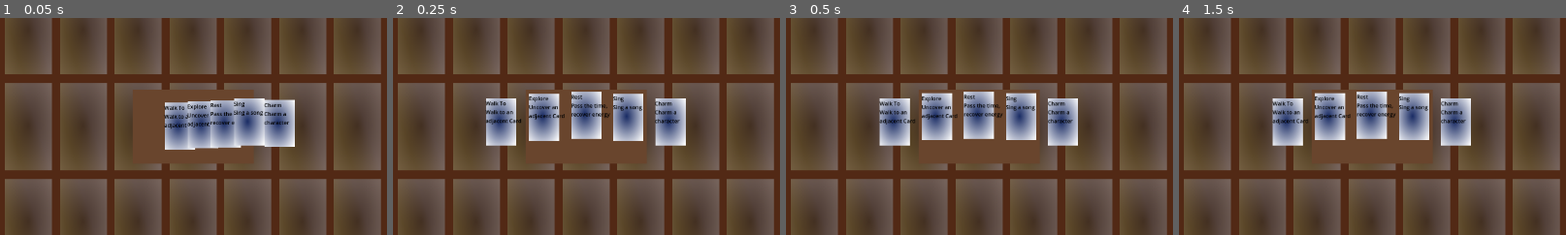
Above: before the commit, frames 1-4 (left to right).
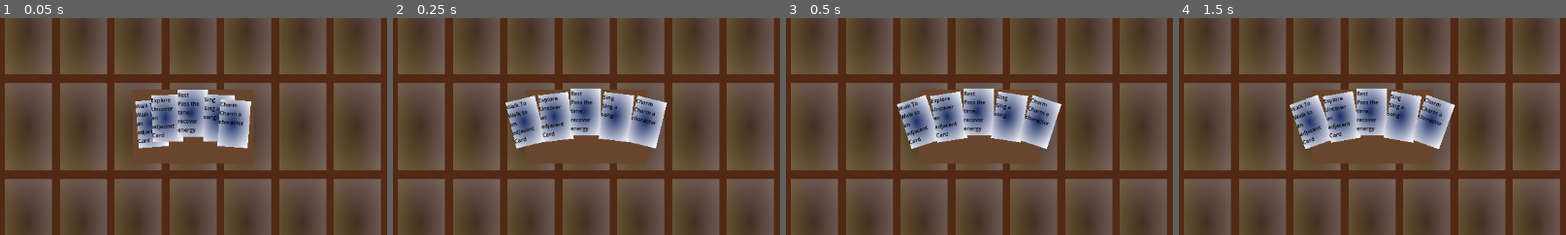
Above: after the commit, the same moments.

Repository: dollythecamus/world-of-cards
Game: Godot game, scene res://world/world.tscn
Same seed, same stepped clock (60 frames per second), same inputs: the game is played once before the commit and once after it. The engine's default icon, where the game draws it, is replaced by a stand-in: a white triangle on a blue panel in a dark square.
Inputs (mouse positions are % of the whole screen's width and height, from its top left):
- Up to frame 1 (0.05 s): no input
- Up to frame 2 (0.25 s): no input
- Up to frame 3 (0.5 s): no input
- Up to frame 4 (1.5 s): drag from (6, 25) to (6, 69) at 0.52 s; tap Enter at 1.25 s; drag from (6, 47) to (6, 91) at 1.27 s
The pictures show only the part of the screen within x 3-52%, y 0-50%; the shares and areas given below are measured in that part.

The runs differ from the first frame. In frame 1, 8.8% of the frame differs, in the area x 34-77%, y 33-61%; in frame 2, 9.7%, in the area x 23-76%, y 32-61%; in frame 3, 9.7%; in frame 4, 9.7%.

Commit message:
put angles in cards

Diff:
--- a/player/actionCard.tscn
+++ b/player/action/actionCard.tscn
@@ -1,6 +1,6 @@
 [gd_scene load_steps=5 format=3 uid="uid://b3ndwyvswodvd"]
 
-[ext_resource type="Script" uid="uid://decxmnr70r84b" path="res://player/action_card.gd" id="1_b354u"]
+[ext_resource type="Script" uid="uid://decxmnr70r84b" path="res://player/action/action_card.gd" id="1_b354u"]
 
 [sub_resource type="Gradient" id="Gradient_b354u"]
 colors = PackedColorArray(0.10267, 0.17385, 0.395686, 1, 1, 1, 1, 1)
@@ -28,8 +28,8 @@
 [node name="Label" type="Label" parent="Visual/Front"]
 offset_left = -46.0
 offset_top = -67.0
-offset_right = 76.0
-offset_bottom = 61.0
+offset_right = 40.0
+offset_bottom = 67.0
 mouse_filter = 1
 theme_override_colors/font_color = Color(0, 0, 0, 1)
 text = "ACTION"
--- a/player/action_card.gd
+++ b/player/action/action_card.gd
@@ -5,8 +5,8 @@
 static var card_sort_position := Vector2(0, 0)
 static var is_sorted := false
 
-static var width := 125.0
-static var height := 255.0
+static var width := 90.0
+static var height := 135.0
 
 # Instance vars
 var card_sort_index := -1
@@ -20,8 +20,8 @@
 var sprite_velocity := Vector2.ZERO
 var angular_velocity := 0.0
 
-var drag_speed := 20.0
-var angular_speed := 1.0
+var drag_speed := 35.0
+var angular_speed := 255.0
 var mouse_over_offset := Vector2(0, -20)
 var is_close_threshold := 21.0
 
@@ -74,27 +74,27 @@
 		if is_mouse_over:
 			velocity = target_position(velocity, position, sorted_position)
 			sprite_velocity = target_position(sprite_velocity, visual.position, sprite_rest_position + mouse_over_offset)
-			#angular_velocity = target_rotation(angular_velocity, visual.rotation_degrees, 0.0)
+			angular_velocity = target_rotation(angular_velocity, visual.rotation, 0.0)
 		else:
 			velocity = target_position(velocity, position, sorted_position)
 			sprite_velocity = target_position(sprite_velocity, visual.position, sprite_rest_position)
-			#angular_velocity = target_rotation(angular_velocity, visual.rotation_degrees, sorted_rotation)
+			angular_velocity = target_rotation(angular_velocity, visual.rotation, sorted_rotation)
 	else:
 		var target = get_global_mouse_position()
 		velocity = target_position(velocity, position, target)
 		sprite_velocity = target_position(sprite_velocity, visual.position, sprite_rest_position)
-		# angular_velocity = target_rotation(angular_velocity, visual.rotation_degrees, 0.0)
+		angular_velocity = target_rotation(angular_velocity, visual.rotation, 0.0)
 
 	# not doing rotation anymore :)
-	#visual.rotation += angular_velocity * angular_speed * delta
+	visual.rotation += angular_velocity * angular_speed * delta
+	visual.position += sprite_velocity * drag_speed * delta
 	position += velocity * drag_speed * delta
-	visual.position += sprite_velocity * drag_speed * delta
 
 func target_position(vel: Vector2, current: Vector2, target: Vector2) -> Vector2:
 	return vel.move_toward(target - current, drag_speed);
 
 func target_rotation(vel : float, current: float, target: float) -> float:
-	var difference = angle_difference(current, target);
+	var difference = angle_difference(deg_to_rad(current), deg_to_rad(target));
 	return move_toward(vel, difference, angular_speed);
 
 func _input_event(_viewport: Viewport, event: InputEvent, _shape_idx: int) -> void:
@@ -138,26 +138,24 @@
 	var s = card_sort_position
 	var dir = Vector2.RIGHT
 	var bump := Vector2.ZERO
-	@warning_ignore("integer_division")
-	var index := i - int(_max / 2)
+	var index := i - int(_max * .5)
 
 	if is_even(_max):
-		bump.y = -30.0 / max(1.0, abs(index + 0.5))
+		bump.y = -55.0 / max(1.0, abs(index + 0.5))
 		return s + dir * (index * width + width * 0.5) + bump
 	else:
 		if index == 0:
-			bump.y = -35.0
+			bump.y = -45.0
 			return s + bump
 		else:
 			bump.y = 30.0 / max(1.0, abs(index))
 			return s + dir * (index * width) - bump
 
 static func get_rotation_on_line(i: int, _max: int) -> float:
-	@warning_ignore("integer_division")
-	var index := i - int(_max / 2)
-	var angle := float(index) * -15.0
+	var index := i - int(_max * .5)
+	var angle = index * 10.0
 	if is_even(_max):
-		angle -= 7.5
+		angle += 10.0 * .5
 	return deg_to_rad(angle)
 
 static func is_even(i: int) -> bool:
@@ -183,3 +181,6 @@
 		# closest area is the world card which this dropped card is on top of.
 		if closest_area is WorldCard:
 			closest_area.action(self)
+
+func player_adjacent():
+	pass
--- a/player/cards_tray.gd
+++ b/player/cards_tray.gd
@@ -1,18 +1,14 @@
 extends Node2D
-const ACTION_CARD_SCENE = preload("res://player/actionCard.tscn")
+const ACTION_CARD_SCENE = preload("res://player/action/actionCard.tscn")
 
 # Adjust this to wherever you want the player hand to start
 var hand_origin = Vector2(0, 0)
-var card_spacing = 68
 
 func spawn_action_hand(player_actions):
 	for i in range(player_actions.size()):
 		var card = ACTION_CARD_SCENE.instantiate()
-		card.position = hand_origin + Vector2(i * card_spacing, 0)
-
 		var action_card_data = GameData.get_action_card(player_actions[i])
 		card.data = action_card_data  # Custom method on the ActionCard
-		# card.connect("dropped", %World._on_card_dropped)
 
 		add_child(card)
 
--- a/player/data.json
+++ b/player/data.json
@@ -9,13 +9,15 @@
 			"name": "Walk To",
 			"description": "Walk to an adjacent Card",
 			"cost_currency": "time",
-			"cost": 5.0
+			"cost": 5.0,
+			"condition": "player_adjacent"
 		},
 		{
 			"name": "Explore",
 			"description": "Uncover an adjacent Card",
 			"cost_currency": "time",
-			"cost": 10.0
+			"cost": 10.0,
+			"condition": "player_adjacent"
 		},
 		{
 			"name": "Study",
--- a/player/old_action_card.gd
+++ /dev/null
@@ -1,38 +0,0 @@
-extends Node2D
-
-@onready var sprite = $ColorRect
-@onready var label = $ColorRect/Label
-
-var data = {}
-
-var is_dragging = false
-var DRAG_SPEED = 15
-
-var starting_position
-var velocity = Vector2()
-
-signal dropped(card)
-
-func _ready() -> void:
-	starting_position = position
-	label.text = data.name + "\n" + data.description
-
-func _on_rect_gui_input(event: InputEvent) -> void:
-	if event is InputEventMouseButton:
-		if event.button_index == MOUSE_BUTTON_LEFT:
-			if event.pressed:
-				is_dragging = true
-			elif !event.pressed && is_dragging: # detect when card is dropped
-				is_dragging = false
-				dropped.emit(self) # emits the signal when the card is dropped, self-explanatory
-
-func target_position(vel : Vector2, pos0 : Vector2, pos1 : Vector2):
-	return vel.move_toward(pos1 - pos0, DRAG_SPEED)
-
-func _process(delta: float) -> void:
-	if is_dragging:
-		velocity = target_position(velocity, position, get_global_mouse_position())
-	else:
-		velocity = target_position(velocity, position, starting_position)
-
-	position += velocity * delta * DRAG_SPEED
--- a/test.tscn
+++ b/test.tscn
@@ -1,6 +1,6 @@
 [gd_scene load_steps=4 format=3 uid="uid://x24dqb8k1xhf"]
 
-[ext_resource type="Script" uid="uid://decxmnr70r84b" path="res://player/action_card.gd" id="1_8uh7m"]
+[ext_resource type="Script" uid="uid://decxmnr70r84b" path="res://player/action/action_card.gd" id="1_8uh7m"]
 [ext_resource type="Texture2D" uid="uid://cu3fgcoqy14yf" path="res://icon.svg" id="2_8uh7m"]
 
 [sub_resource type="RectangleShape2D" id="RectangleShape2D_37kl0"]
Renamed: player/action_card.gd.uid -> player/action/action_card.gd.uid
Not shown, removed: player/old_action_card.gd.uid
